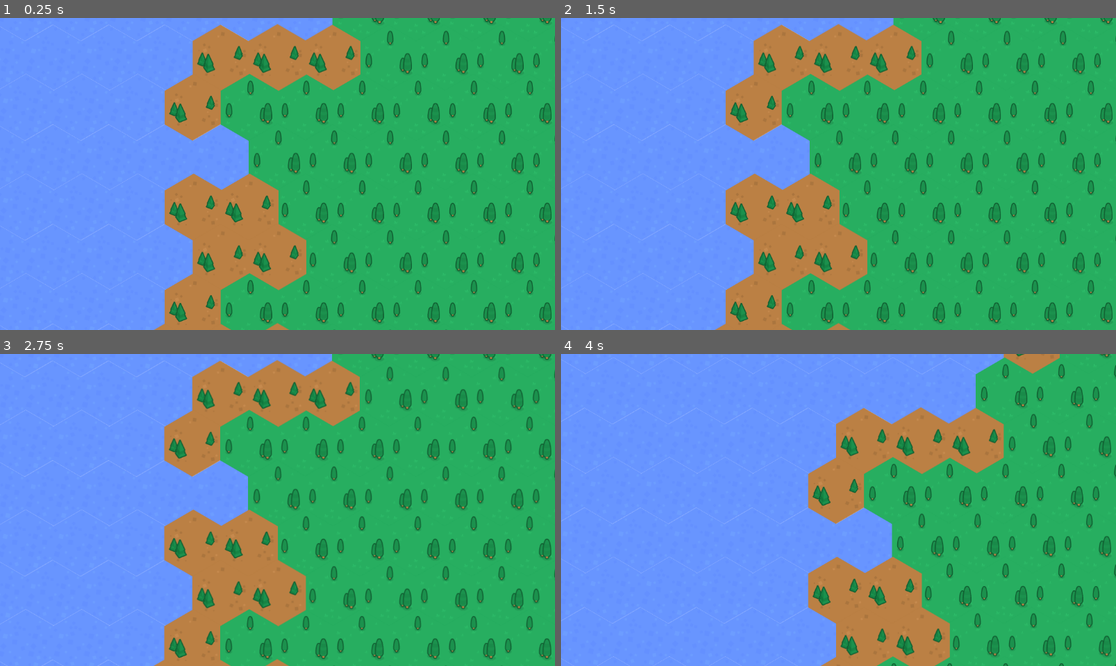
Above: before the commit, frames 1-4 (two rows, left to right).
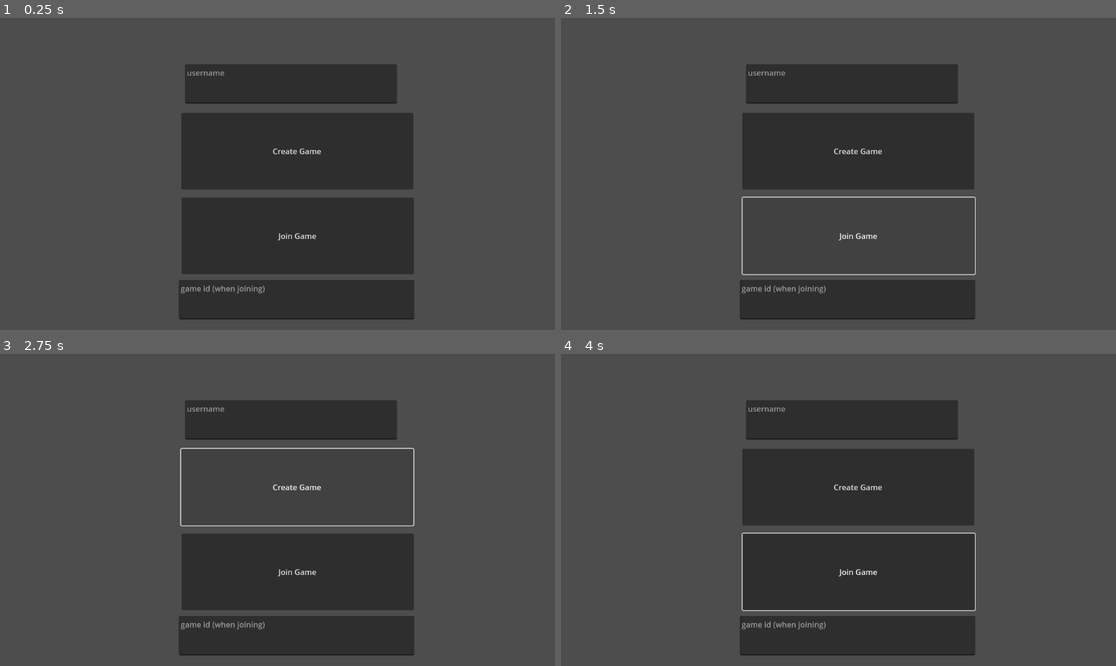
Above: after the commit, the same moments.

Repository: akwasniewski/HexConquest
Game: Godot game, scene res://scenes/title.tscn
Two runs of this game, one before a commit and one after it. Both use one fixed random seed, a clock stepped at 60 frames per second and the inputs below. Before the commit the project starts from res://scenes/world_gen.tscn.
Inputs (mouse positions are in pixels of both pictures, inside the frame that each line leads up to):
- Up to frame 1 (0.25 s): no input
- Up to frame 2 (1.5 s): click (860, 152) at 0.5 s, where only the run after the commit has a clickable "Create Game"; click (860, 236) at 1.25 s, where only the run after the commit has a clickable "Join Game"
- Up to frame 3 (2.75 s): move the mouse to (399, 494) at 2.02 s; hold Right (ui_right) from 2.03 s (still down); click (399, 494) at 2.17 s
- Up to frame 4 (4 s): release Right (ui_right) at 2.75 s; drag from (727, 525) to (810, 572) at 2.77 s; tap Enter at 3.5 s; move the mouse to (894, 441) at 3.52 s; hold Right (ui_right) from 3.53 s (still down)

The runs differ from the first frame. In frame 1, 100% of the frame differs, in the area x 0-100%, y 0-100%; in frame 2, 100%; in frame 3, 100%; in frame 4, 100%.

Commit message:
simple lobby

Diff:
--- a/hexgodot/project.godot
+++ b/hexgodot/project.godot
@@ -11,9 +11,13 @@
 [application]
 
 config/name="hexgodot"
-run/main_scene="uid://bxwe08iuu1slj"
+run/main_scene="uid://ckhrj1kbj4drn"
 config/features=PackedStringArray("4.4", "GL Compatibility")
 config/icon="res://icon.svg"
+
+[autoload]
+
+Client="*res://scripts/client.gd"
 
 [dotnet]
 
--- /dev/null
+++ b/hexgodot/scenes/game.tscn
@@ -0,0 +1,24 @@
+[gd_scene load_steps=6 format=3 uid="uid://bxwe08iuu1slj"]
+
+[ext_resource type="Script" uid="uid://d4afvx70eakcm" path="res://scripts/world_gen.gd" id="1_lnu2h"]
+[ext_resource type="TileSet" uid="uid://c13vjht6g1pei" path="res://data/world_gen.tres" id="2_lbhrr"]
+[ext_resource type="Script" uid="uid://bns07cl6vk23t" path="res://scenes/camera_2d.gd" id="3_iywne"]
+
+[sub_resource type="FastNoiseLite" id="FastNoiseLite_syqki"]
+seed = 2
+frequency = 0.0701
+
+[sub_resource type="NoiseTexture2D" id="NoiseTexture2D_v8aan"]
+as_normal_map = true
+noise = SubResource("FastNoiseLite_syqki")
+
+[node name="world_gen" type="Node2D"]
+script = ExtResource("1_lnu2h")
+noise_height_text = SubResource("NoiseTexture2D_v8aan")
+
+[node name="TileMapLayer" type="TileMapLayer" parent="."]
+position = Vector2(-1, -1)
+tile_set = ExtResource("2_lbhrr")
+
+[node name="Camera2D" type="Camera2D" parent="TileMapLayer"]
+script = ExtResource("3_iywne")
--- /dev/null
+++ b/hexgodot/scenes/lobby.tscn
@@ -0,0 +1,39 @@
+[gd_scene load_steps=2 format=3 uid="uid://cw5mkipjeji1r"]
+
+[ext_resource type="Script" uid="uid://cjynypc51etp0" path="res://scripts/lobby.gd" id="1_o1atq"]
+
+[node name="Lobby" type="Control"]
+layout_mode = 3
+anchors_preset = 15
+anchor_right = 1.0
+anchor_bottom = 1.0
+offset_left = 286.0
+offset_top = 206.0
+offset_right = 286.0
+offset_bottom = 206.0
+grow_horizontal = 2
+grow_vertical = 2
+script = ExtResource("1_o1atq")
+
+[node name="PlayersList" type="VBoxContainer" parent="."]
+layout_mode = 0
+offset_left = 294.0
+offset_top = 141.0
+offset_right = 334.0
+offset_bottom = 181.0
+
+[node name="GameIdLabel" type="Label" parent="."]
+layout_mode = 0
+offset_left = 202.0
+offset_top = 43.0
+offset_right = 242.0
+offset_bottom = 66.0
+
+[node name="StartGameButton" type="Button" parent="."]
+layout_mode = 0
+offset_left = 137.0
+offset_top = 348.0
+offset_right = 454.0
+offset_bottom = 409.0
+text = "Start Game
+"
--- /dev/null
+++ b/hexgodot/scenes/title.tscn
@@ -0,0 +1,44 @@
+[gd_scene load_steps=2 format=3 uid="uid://ckhrj1kbj4drn"]
+
+[ext_resource type="Script" uid="uid://i1mbv8yomcxu" path="res://scripts/titlebuttons.gd" id="1_4ignj"]
+
+[node name="Title" type="Control"]
+layout_mode = 3
+anchors_preset = 15
+anchor_right = 1.0
+anchor_bottom = 1.0
+grow_horizontal = 2
+grow_vertical = 2
+script = ExtResource("1_4ignj")
+
+[node name="CreateButton" type="Button" parent="."]
+layout_mode = 0
+offset_left = 376.0
+offset_top = 197.0
+offset_right = 858.0
+offset_bottom = 356.0
+text = "Create Game"
+
+[node name="JoinButton" type="Button" parent="."]
+layout_mode = 0
+offset_left = 377.0
+offset_top = 373.0
+offset_right = 859.0
+offset_bottom = 532.0
+text = "Join Game"
+
+[node name="UsernameInput" type="TextEdit" parent="."]
+layout_mode = 0
+offset_left = 384.0
+offset_top = 96.0
+offset_right = 824.0
+offset_bottom = 178.0
+placeholder_text = "username"
+
+[node name="GameIdInput" type="TextEdit" parent="."]
+layout_mode = 0
+offset_left = 371.0
+offset_top = 544.0
+offset_right = 860.0
+offset_bottom = 626.0
+placeholder_text = "game id (when joining)"
--- a/hexgodot/scenes/world_gen.tscn
+++ /dev/null
@@ -1,24 +0,0 @@
-[gd_scene load_steps=6 format=3 uid="uid://bxwe08iuu1slj"]
-
-[ext_resource type="Script" uid="uid://d4afvx70eakcm" path="res://scripts/world_gen.gd" id="1_syqki"]
-[ext_resource type="TileSet" uid="uid://c13vjht6g1pei" path="res://data/world_gen.tres" id="2_v8aan"]
-[ext_resource type="Script" uid="uid://bns07cl6vk23t" path="res://scenes/camera_2d.gd" id="3_ph3vs"]
-
-[sub_resource type="FastNoiseLite" id="FastNoiseLite_syqki"]
-seed = 2
-frequency = 0.0701
-
-[sub_resource type="NoiseTexture2D" id="NoiseTexture2D_v8aan"]
-as_normal_map = true
-noise = SubResource("FastNoiseLite_syqki")
-
-[node name="world_gen" type="Node2D"]
-script = ExtResource("1_syqki")
-noise_height_text = SubResource("NoiseTexture2D_v8aan")
-
-[node name="TileMapLayer" type="TileMapLayer" parent="."]
-position = Vector2(-1, -1)
-tile_set = ExtResource("2_v8aan")
-
-[node name="Camera2D" type="Camera2D" parent="TileMapLayer"]
-script = ExtResource("3_ph3vs")
--- /dev/null
+++ b/hexgodot/scripts/client.gd
@@ -0,0 +1,139 @@
+extends Node
+
+var ws := WebSocketPeer.new()
+var is_connected := false
+var pending_message: Dictionary = {}
+var player_id := -1
+var game_id := -1
+var map_seed := -1
+var active_players: Array = []
+signal players_updated
+func _ready():
+	set_process(true)
+
+func _process(_delta):
+	ws.poll()
+
+	var state = ws.get_ready_state()
+
+	if state == WebSocketPeer.STATE_OPEN and not is_connected:
+		is_connected = true
+		print("Connected to server")
+		# Send any pending message once connected
+		if pending_message.size() > 0:
+			send(pending_message)
+			pending_message.clear()
+
+	elif state == WebSocketPeer.STATE_CLOSED and is_connected:
+		is_connected = false
+		print("Disconnected from server")
+
+	# Handle incoming messages
+	while ws.get_available_packet_count() > 0:
+		var raw = ws.get_packet().get_string_from_utf8()
+		handle_message(raw)
+
+func connect_to_server(message_to_send: Dictionary):
+	if ws.get_ready_state() == WebSocketPeer.STATE_OPEN:
+		# If already connected, send the message immediately
+		send(message_to_send)
+	else:
+		# If not connected, save the message to send later
+		var err = ws.connect_to_url("ws://localhost:7777/ws")
+		if err != OK:
+			push_error("Failed to connect to server")
+		else:
+			# Store the message to be sent after connection
+			pending_message = message_to_send
+			print("Connecting to server...")
+
+
+func handle_message(raw: String):
+	var json = JSON.new()
+	var result = json.parse(raw)
+	if result != OK:
+		push_error("JSON parse error")
+		return
+
+	var msg = json.get_data()
+	var msg_type = msg.get("type", "")
+	var payload = msg.get("payload", {})
+
+	match msg_type:
+		"GameJoined":
+			player_id = payload.get("player_id", -1)
+			game_id = payload.get("game_id", -1)
+			print("Joined game #%s as player #%s" % [game_id, player_id])
+			get_tree().change_scene_to_file("res://scenes/lobby.tscn")
+		"GameCreated":
+			player_id = payload.get("player_id", -1)
+			game_id = payload.get("game_id", -1)
+			print("Created game #%s as player #%s" % [game_id, player_id])
+			get_tree().change_scene_to_file("res://scenes/lobby.tscn")
+		"ActivePlayersList":
+			var players = payload.get("players", [])
+			print("Received list of active players:")
+			for player_info in players:
+				var pid = int(player_info.get("player_id", -1))
+				var username = player_info.get("username", "")
+				print(" - #%s: %s" % [pid, username])
+			active_players = players
+		"PlayerJoined":
+			var pid = payload.get("player_id")
+			var username = payload.get("username", "")
+			if player_id != pid or player_id==0:
+				active_players.append({
+					"player_id": pid,
+					"username": username
+				})
+				print("player joined #%s, #%s", pid, username)
+			players_updated.emit()
+		"StartGame":
+			map_seed = payload.get("map_seed", -1)
+			get_tree().change_scene_to_file("res://scenes/game.tscn")
+		"Error":
+			var message = payload.get("message", "")
+			print("Server error: %s" % message)
+		_:
+			print("Unknown message type: ", msg_type)
+
+
+func send(data: Dictionary):
+	if not is_connected:
+		# If not connected, store the message to send later
+		print("Not connected. Message will be sent once connected.")
+		pending_message = data
+		return
+
+	# If connected, send the message
+	var msg = JSON.stringify(data)
+	ws.send_text(msg)
+
+func create_game(username: String):
+	var message = {
+		"type": "CreateGame",
+		"payload": {
+			"username": username
+		}
+	}
+	connect_to_server(message)
+
+func join_game(username: String, game_id: int):
+	var message = {
+		"type": "JoinGame",
+		"payload": {
+			"username": username,
+			"game_id": game_id
+		}
+	}
+	connect_to_server(message)
+
+func start_game():
+	print("starting game")
+	var message = {
+		"type": "StartGame",
+		"payload": {
+			"game_id": game_id
+		}
+	}
+	send(message)
--- /dev/null
+++ b/hexgodot/scripts/lobby.gd
@@ -0,0 +1,41 @@
+extends Control
+
+func _ready() -> void:
+	Client.players_updated.connect(_on_players_updated)
+	show_active_players()
+	show_game_id()
+	update_start_button_visibility()
+	$StartGameButton.pressed.connect(_on_start_game_button_pressed)
+
+func _on_players_updated() -> void:
+	show_active_players()
+
+func show_active_players() -> void:
+	var players_list = get_node("PlayersList")
+
+	# Clear current list
+	for child in players_list.get_children():
+		players_list.remove_child(child)
+		child.queue_free()
+
+	# Add new players
+	for player in Client.active_players:
+		var label = Label.new()
+		label.text = "Player %s: %s" % [int(player.get("player_id")), player.get("username")]
+		players_list.add_child(label)
+
+func show_game_id() -> void:
+	var label = get_node("GameIdLabel")
+	label.text = "Game ID: %s" % Client.game_id
+
+func update_start_button_visibility():
+	var button = get_node("StartGameButton")
+	var pid= Client.player_id
+
+	if pid == 0:
+		button.visible = true
+	else:
+		button.visible = false
+
+func _on_start_game_button_pressed() -> void:
+	Client.start_game()
--- /dev/null
+++ b/hexgodot/scripts/titlebuttons.gd
@@ -0,0 +1,19 @@
+
+extends Control
+@onready var create_button = $CreateButton
+@onready var join_button = $JoinButton
+@onready var username_input = $UsernameInput
+@onready var game_id_input = $GameIdInput  # assuming it's a LineEdit
+
+func _ready():
+	create_button.pressed.connect(_on_CreateButton_pressed)
+	join_button.pressed.connect(_on_JoinButton_pressed)
+
+func _on_CreateButton_pressed():
+	var username = username_input.text
+	Client.create_game(username)
+
+func _on_JoinButton_pressed():
+	var username = username_input.text
+	var game_id = int(game_id_input.text)  # convert to integer
+	Client.join_game(username, game_id)
Not shown, added: hexgodot/build/hexconquest.apple-touch-icon.png.import
Not shown, added: hexgodot/build/hexconquest.icon.png.import
Not shown, added: hexgodot/build/hexconquest.png.import
Not shown, added: hexgodot/export_presets.cfg
Not shown, added: hexgodot/scripts/client.gd.uid
Not shown, added: hexgodot/scripts/lobby.gd.uid
Not shown, added: hexgodot/scripts/titlebuttons.gd.uid
Not shown, changed: hexconquestserver/Cargo.lock
Not shown, changed: hexconquestserver/Cargo.toml
Not shown, changed: hexconquestserver/src/logic.rs
Not shown, changed: hexconquestserver/src/main.rs
Not shown, added: hexconquestserver/src/messages.rs
(and 9 more such lines)
